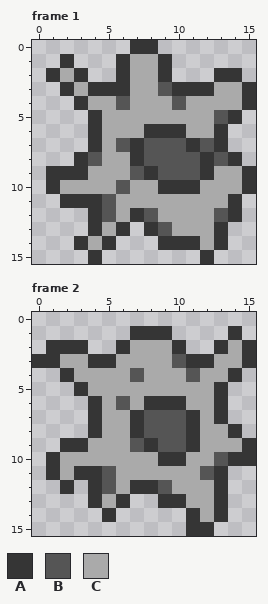
Two versions of one pixel-art file, art_workspace/mobs/immunity/immunity.ase. The first picture shows the starting point.
16x16 pixels, 8 frames. Shown: frame 1, frame 2. The commit also changed other frames, which this record leaves out.
Visible layers, top first: "nucleus", "trail", "texture", "anti-alias", "base".
Palette (. is transparent): A #353535  B #555555  C #aaaaaa
Pixels before, frame 1, first column x 1:
 0 ......AA.......
 1 .A...ACCA......
 2 ACA..ACCA...AA.
 3 .ACAAACCBAAACCA
 4 ..ACCBCCCBCCCCA
 5 ...ACCCCCCCCBA.
 6 ...ACCCAAACCA..
 7 ...ACBABBBABA..
 8 ..ABCCABBBBABA.
 9 AAACCCBABBBACCA
10 ACCCCBCCAAACCCA
11 .AAABCCCCCCCCA.
12 ...ABCABCCCCBA.
13 ...ACA.ABCCCA..
14 ..ACA...AAACA..
15 ...A.......A...
Pixels before, frame 2, first column x 0:
 1 .......AAA....A.
 2 .AAA..ACCCA..ACA
 3 AACCAACCCCBAACCA
 4 ..ACCCCBCCCBCCA.
 5 ...ACCCCCCCCCA..
 6 ....ACBCAAACCA..
 7 ....ACCABBBACA..
 8 ....ACCABBBACCA.
 9 ..AACCCBABBACCCA
10 .ACCCCCCCAACCBAA
11 .ACAABCCCCCCBA..
12 ..A.ABCAABCCCA..
13 ....ACA..AACCA..
14 .....A.....ACA..
15 ...........AA...
Once edited:
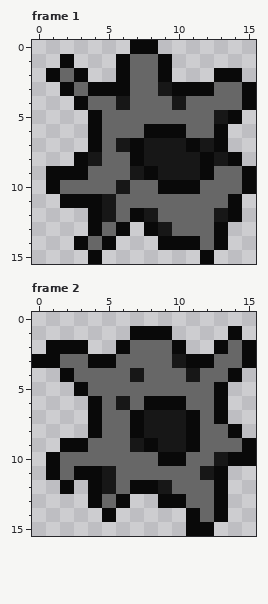
Commit message: Darkened immunity sprite in art_workspace folder.
The exact change:
colour A: #353535 -> #090909
colour B: #555555 -> #171717
colour C: #aaaaaa -> #676767
Changed places in both pictures, as pixel boxes (x1, y1, x2, y2):
changed: (46, 40, 256, 264)
changed: (32, 326, 256, 536)
